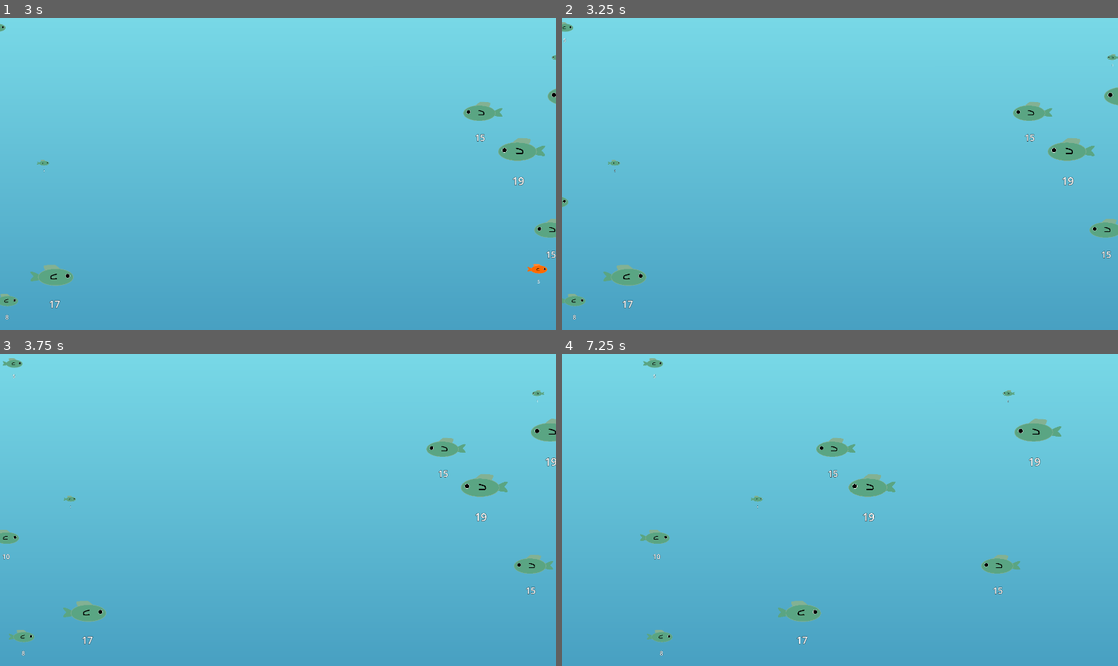
Above: before the commit, frames 1-4 (two rows, left to right).
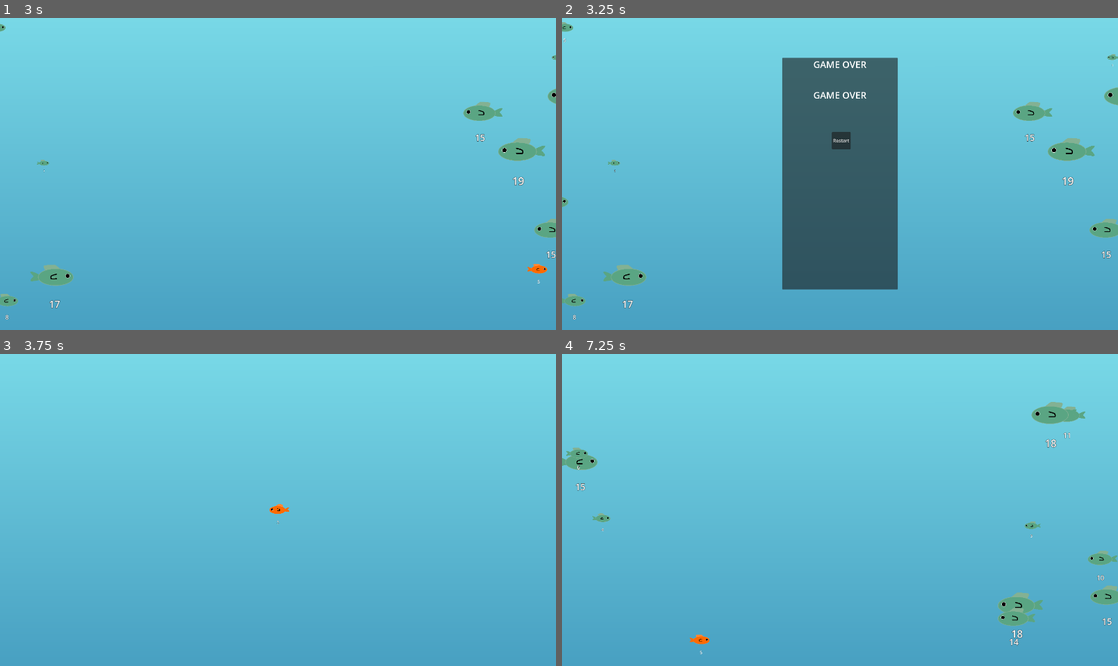
Above: after the commit, the same moments.

Repository: ForlornU/Fishy-example-game
Game: Godot game, scene res://Scenes/MainScene.tscn
Two runs of this game, one before a commit and one after it. Both use one fixed random seed, a clock stepped at 60 frames per second and the inputs below.
Inputs (mouse positions are in pixels of both pictures, inside the frame that each line leads up to):
- Up to frame 1 (3 s): tap Enter at 0.5 s; hold Right (move_right) 0.53-1.28 s; hold Down (move_down) 1.28-2.03 s; hold Right (move_right) 2.03-2.78 s; hold Up (move_up) from 2.78 s (still down)
- Up to frame 2 (3.25 s): keep holding Up (move_up)
- Up to frame 3 (3.75 s): release Up (move_up) at 3.5 s; click (278, 475) at 3.5 s, where only the run after the commit has a clickable "Restart"
- Up to frame 4 (7.25 s): hold Left (move_left) 4.28-5.78 s; hold Down (move_down) 5.78-6.53 s; hold Right (move_right) from 6.53 s (still down)

Frame 1 is identical in both runs. In frame 2, 15% of the frame differs, in the area x 39-61%, y 12-88%; in frame 3, 2.2%; in frame 4, 4.4%.

Commit message:
Game over

Diff:
--- a/Assets/Player.gd
+++ b/Assets/Player.gd
@@ -8,9 +8,7 @@
 
 func _ready():
 	player_body = self
-	size = 5;
-	text.text = str(size)
-	self.scale = SizeManager.determine_size(size)
+	start()
 
 func _process(delta):
 	turn()
@@ -33,5 +31,12 @@
 
 func die():
 	player_died.emit()
-	set_process(false)
-	hide()
+	queue_free()
+	GameManager.game_over()
+
+func start():
+	show()
+	set_process(true)
+	size = 5;
+	text.text = str(size)
+	self.scale = SizeManager.determine_size(size)
--- /dev/null
+++ b/Scenes/GameOverScene.tscn
@@ -0,0 +1,69 @@
+[gd_scene load_steps=3 format=3 uid="uid://dcbmobp844632"]
+
+[ext_resource type="Script" path="res://Scenes/GameOverScript.gd" id="1_8owi8"]
+
+[sub_resource type="LabelSettings" id="LabelSettings_xnhfr"]
+font_size = 32
+
+[node name="GameOverScene" type="Control"]
+z_index = 1
+layout_mode = 3
+anchors_preset = 8
+anchor_left = 0.5
+anchor_top = 0.5
+anchor_right = 0.5
+anchor_bottom = 0.5
+grow_horizontal = 2
+grow_vertical = 2
+script = ExtResource("1_8owi8")
+
+[node name="Panel" type="Panel" parent="."]
+layout_mode = 1
+anchors_preset = 8
+anchor_left = 0.5
+anchor_top = 0.5
+anchor_right = 0.5
+anchor_bottom = 0.5
+offset_left = -200.0
+offset_top = -400.0
+offset_right = 200.0
+offset_bottom = 400.0
+grow_horizontal = 2
+grow_vertical = 2
+
+[node name="Title" type="Label" parent="Panel"]
+layout_mode = 1
+anchors_preset = 5
+anchor_left = 0.5
+anchor_right = 0.5
+offset_left = -91.5001
+offset_right = 91.5001
+offset_bottom = 45.0
+grow_horizontal = 2
+text = "GAME OVER"
+label_settings = SubResource("LabelSettings_xnhfr")
+horizontal_alignment = 1
+
+[node name="Instruction" type="Label" parent="Panel"]
+layout_mode = 1
+anchors_preset = 5
+anchor_left = 0.5
+anchor_right = 0.5
+offset_left = -92.0
+offset_top = 106.0
+offset_right = 91.0001
+offset_bottom = 151.0
+grow_horizontal = 2
+text = "GAME OVER"
+label_settings = SubResource("LabelSettings_xnhfr")
+horizontal_alignment = 1
+
+[node name="Button" type="Button" parent="Panel"]
+layout_mode = 0
+offset_left = 172.0
+offset_top = 256.0
+offset_right = 237.0
+offset_bottom = 316.0
+text = "Restart"
+
+[connection signal="pressed" from="Panel/Button" to="." method="_on_button_pressed"]
--- /dev/null
+++ b/Scenes/GameOverScript.gd
@@ -0,0 +1,6 @@
+extends Control
+
+
+func _on_button_pressed():
+	GameManager.reset_game()
+	queue_free()
--- /dev/null
+++ b/Script/GameManager.gd
@@ -0,0 +1,10 @@
+extends Node
+
+const GAME_OVER_SCENE = preload("res://Scenes/GameOverScene.tscn")
+
+func game_over():
+	var scene = GAME_OVER_SCENE.instantiate()
+	add_child(scene)
+
+func reset_game():
+	get_tree().reload_current_scene()
--- a/project.godot
+++ b/project.godot
@@ -18,6 +18,7 @@
 [autoload]
 
 SizeManager="*res://Script/size_manager.gd"
+GameManager="*res://Script/GameManager.gd"
 
 [display]
 
